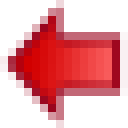
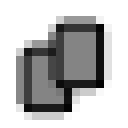
Layers edited between the first and the second (128, 128) image:
added layer "Shape 2" above "Shape 1 copy" over [0, 0, 128, 128]
added layer "Shape 1 copy" above "Shape 1" over [56, 24, 104, 88]
added layer "Shape 1" above "Shape 3" over [24, 48, 72, 112]
hid "Forme 1 copie" over [0, 0, 128, 128]
